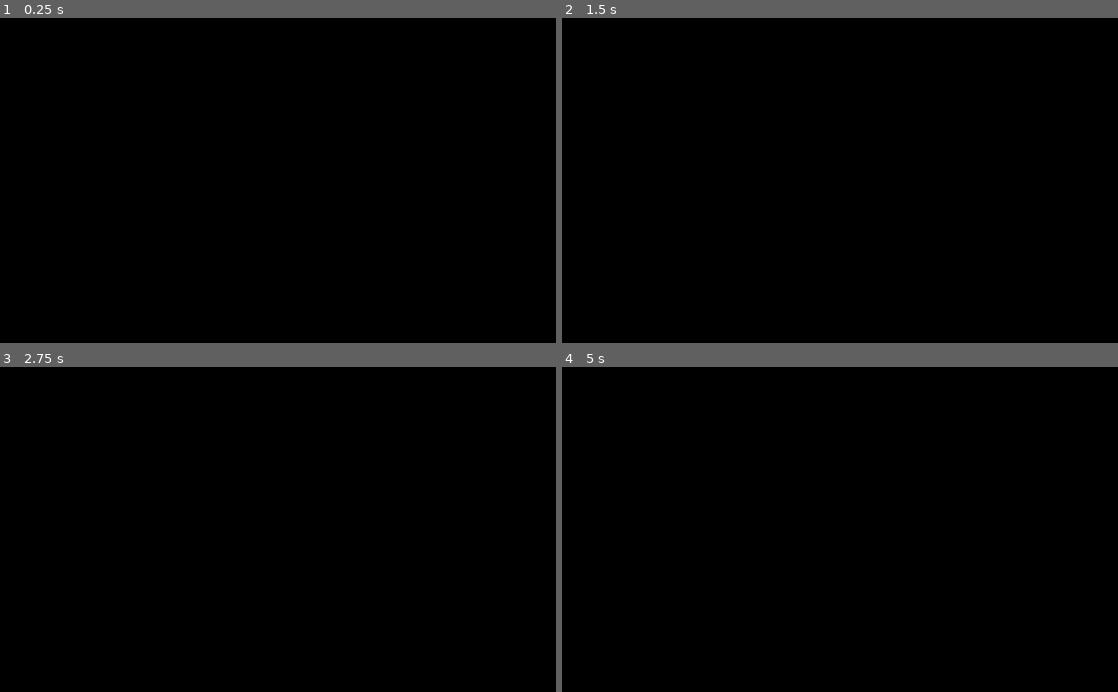
Above: before the commit, frames 1-4 (two rows, left to right).
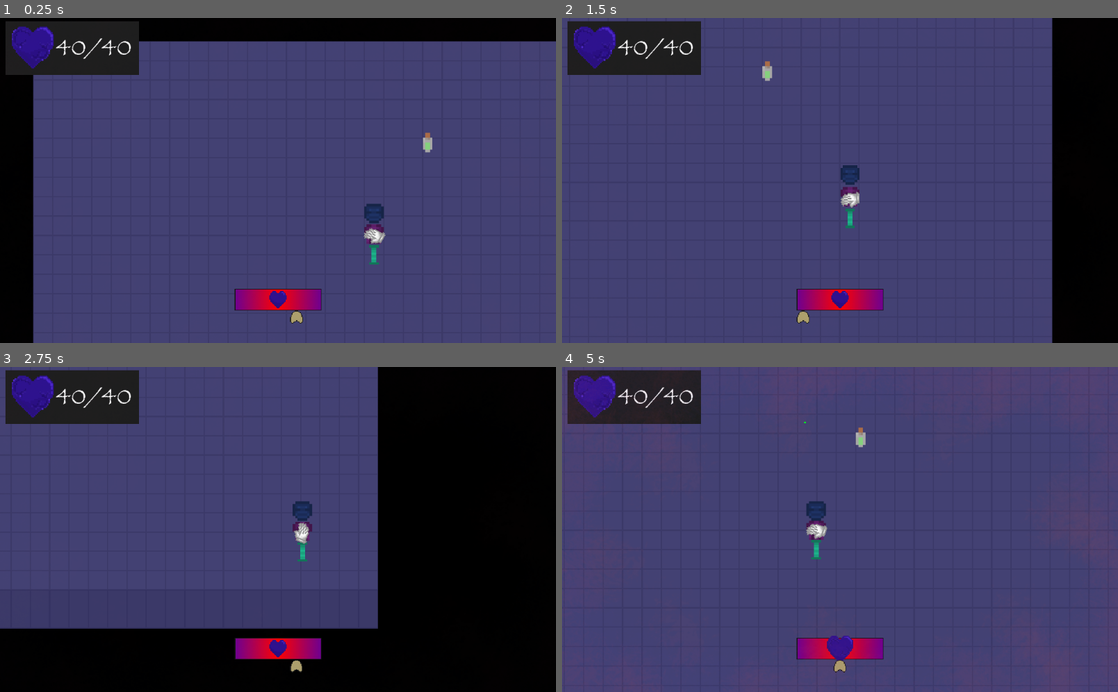
Above: after the commit, the same moments.

Repository: ColdCalzone/GWJ-30
Game: Godot game, scene res://scenes/Game.tscn
The game is run twice, just before and just after one commit, with the same random seed, the same clock (stepped at 60 frames per second) and the same inputs. The project has no main scene, so this scene is started directly.
Inputs (mouse positions are in pixels of both pictures, inside the frame that each line leads up to):
- Up to frame 1 (0.25 s): no input
- Up to frame 2 (1.5 s): tap Enter (ui_accept) at 0.5, 0.77 s; move the mouse to (962, 164) at 0.52 s; hold D (move_right) 0.53-1.28 s; hold R (adrenaline) 0.53-1.28 s; move the mouse to (728, 196) at 1.27 s; hold S (move_down) from 1.28 s (still down); tap R (adrenaline) at 1.35 s
- Up to frame 3 (2.75 s): tap Enter (ui_accept) at 1.52 s; move the mouse to (333, 458) at 2.02 s; release S (move_down) at 2.03 s; hold D (move_right) from 2.03 s (still down); hold Space (attack) from 2.03 s (still down); tap R (adrenaline) at 2.3 s
- Up to frame 4 (5 s): move the mouse to (812, 594) at 2.77 s; release D (move_right) at 2.78 s; release Space (attack) at 2.78 s; hold W (move_up) 2.78-3.53 s; tap R (adrenaline) at 2.85, 4.55 s; tap Enter (ui_accept) at 3.02, 3.77, 4.52 s; move the mouse to (1006, 578) at 3.52 s; hold R (adrenaline) 3.53-4.28 s; hold A (move_left) from 3.53 s (still down); move the mouse to (673, 480) at 4.27 s; tap Space (attack) at 4.35 s

The runs differ from the first frame. In frame 1, 89% of the frame differs, in the area x 1-100%, y 1-100%; in frame 2, 88%; in frame 3, 56%; in frame 4, 100%, in the area x 0-100%, y 0-100%.
Error before the commit: Invalid get index '0' (on base: 'Array'). (res://scenes/Game.gd:6)

Commit message:
Swapped out onready player for get_player() because of dumb annoying things

Diff:
--- a/scenes/Game.gd
+++ b/scenes/Game.gd
@@ -3,7 +3,6 @@
 
 
 onready var wave_timer := $WaveTimer
-onready var player : Entity = get_tree().get_nodes_in_group("player")[0]
 
 var wave_quota := 0
 var wave := 0
@@ -58,7 +57,7 @@
 func new_wave() -> void:
 	# Bonus
 	spawn_superpower()
-	player.add_adrenaline(randi() % 15)
+	get_player().add_adrenaline(randi() % 15)
 
 
 	# Reset stuff
@@ -83,6 +82,12 @@
 		add_spawner(Vector2(x_spawn, y_spawn))
 
 	update_spawners_max_spawns()
+
+
+
+func get_player() -> Entity:
+	var result : Entity = get_tree().get_nodes_in_group("player")[0]
+	return result
 
 
 
@@ -184,7 +189,7 @@
 	wave_kills += 1
 	total_kills += 1
 
-	player.increase_adrenaline(randi() % 10)
+	get_player().add_adrenaline(randi() % 10)
 
 	if wave_kills == wave_quota:
 		new_wave()
